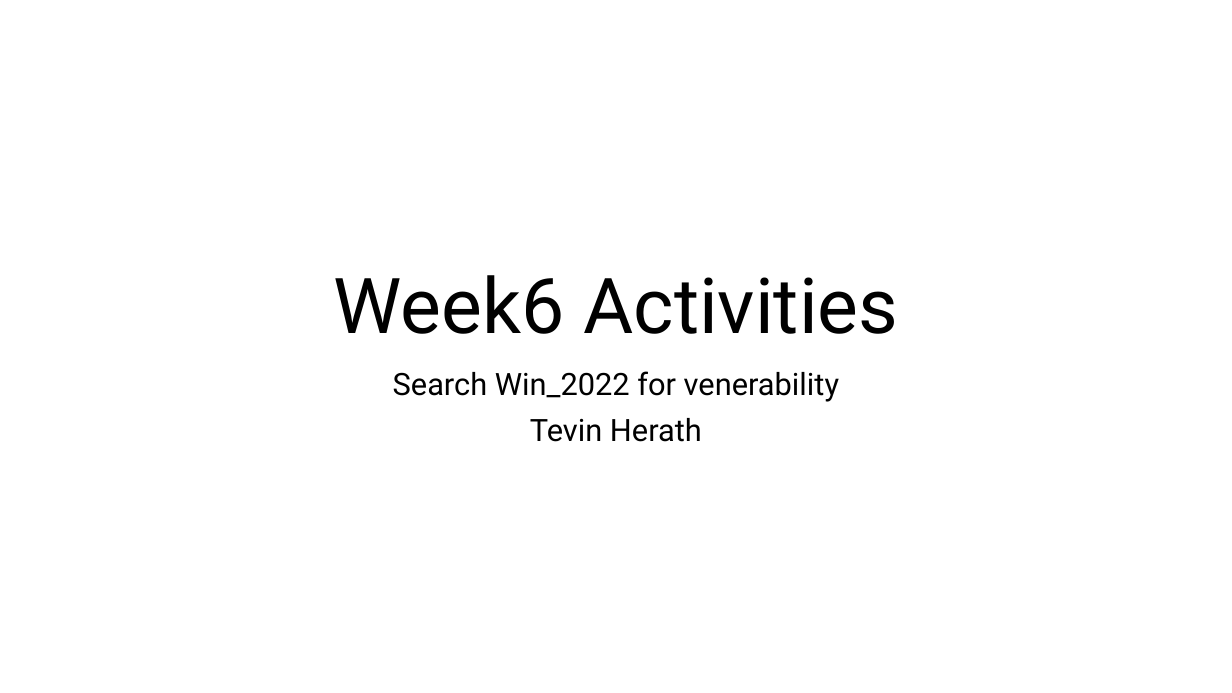
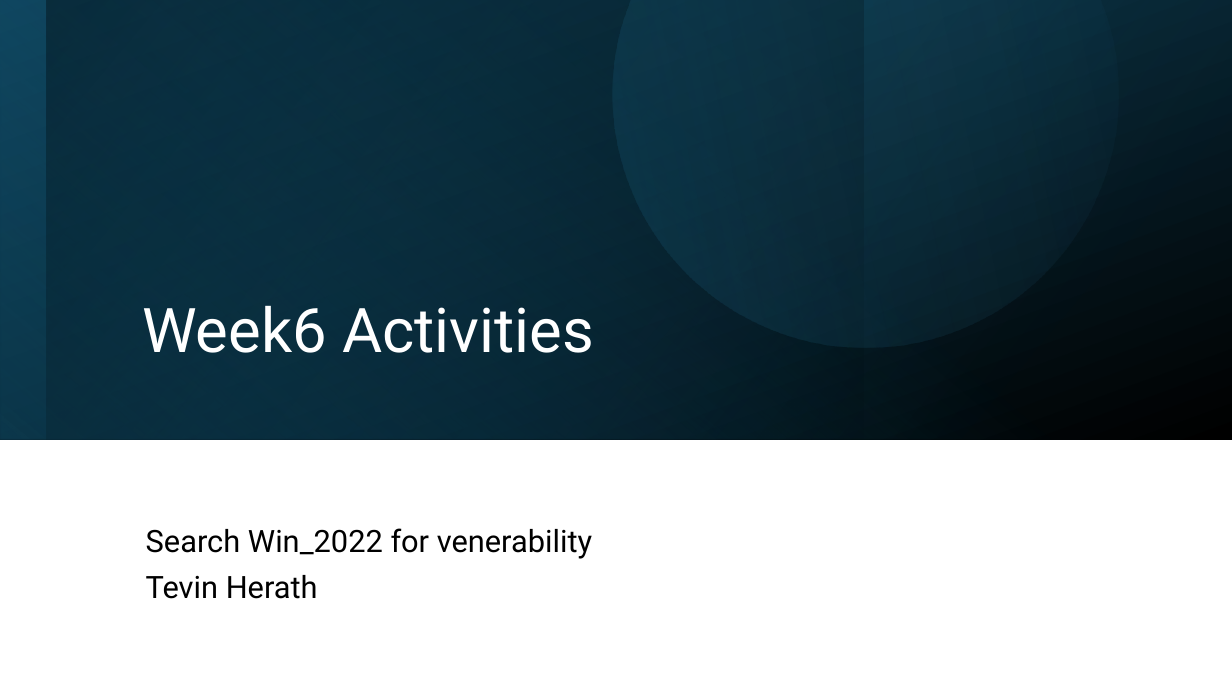
Before and after one commit to crimescene123/cyber, a slide deck: slide 1 of Week6 Activities.pptx. Drawn at 1232x693 pixels with LibreOffice and Linux fonts; fonts in the diff are those of the drawing. Boxes give left, top, right and bottom in pixels: in the first picture for what was removed or moved away, otherwise in the second. Text is boxed around its words. In the diff, an @@ line names an element or a change of style, - is before the commit and + after.

Commit message:
updating weekly activities

```diff
--- a/Week6 Activities.pptx
+++ b/Week6 Activities.pptx
@@ rectangle added at [0,0,1232,440], fill gradient #104862 to #000000 @@
@@ rectangle added at [0,0,1232,439], fill gradient #156082 to #104862 @@
@@ rectangle added at [0,0,863,440], fill gradient #0B3041 to #000000 @@
@@ rectangle added at [45,0,1232,440], fill gradient #156082 to #000000 @@
@@ freeform shape added at [524,0,1182,437], fill gradient #156082 to #46B1E1 @@
@@ title "Week6 Activities": place and size @@
-title "Week6 Activities" at [333,275,899,334]
+title "Week6 Activities" at [142,305,594,353]
@@ title "Week6 Activities" at [142,305,594,353]: size 60 to 48 pt, text colour #000000 to #FFFFFF; alignment centre to left @@
@@ subtitle "Search Win_2022 for venerability": place and size @@
-subtitle "Search Win_2022 for venerability" at [393,371,839,442]
+subtitle "Search Win_2022 for venerability" at [146,528,592,599]
@@ subtitle "Search Win_2022 for venerability" at [146,528,592,599]: alignment centre to left; vertical alignment top to middle @@
```
Also in this commit, not shown: 4 other slides changed, 3 slides added, 2 other files.
